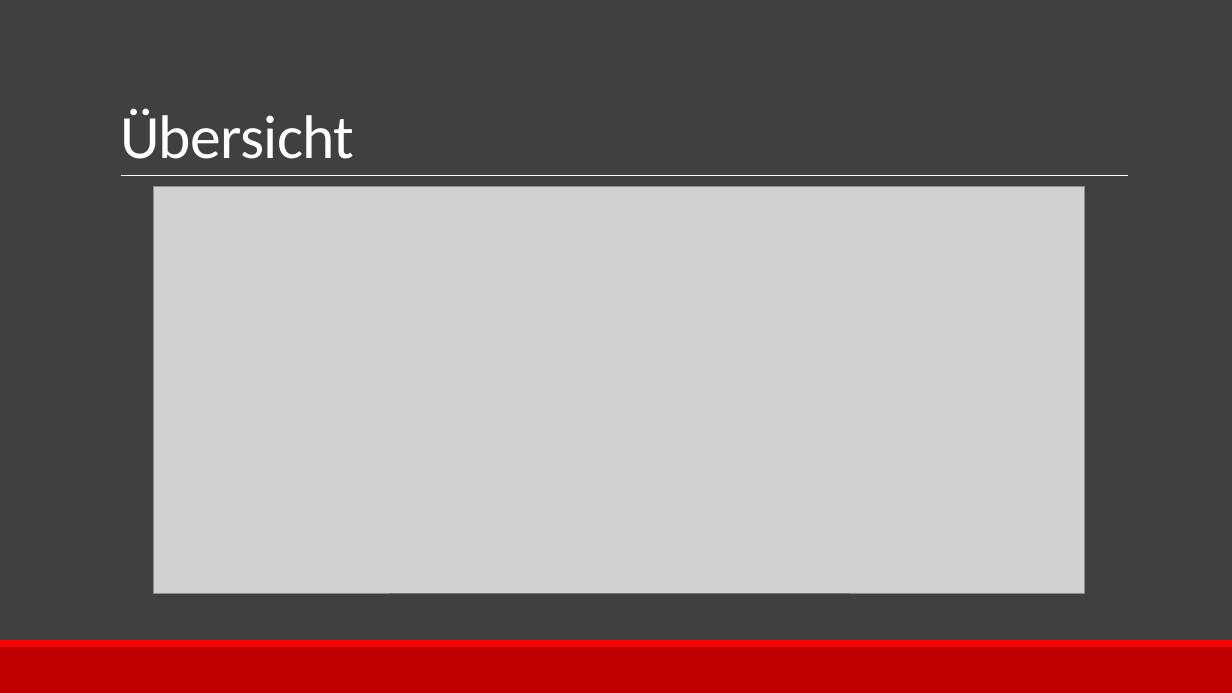
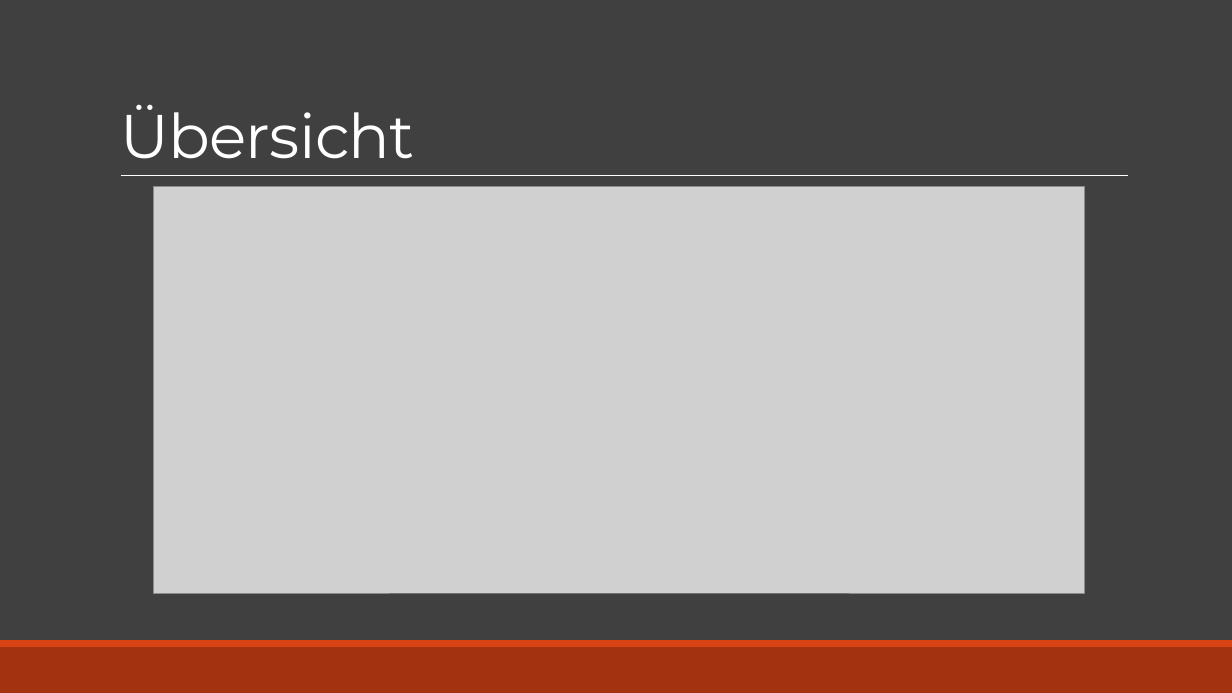
Before and after one commit to buegeleisen/dhbw_14sea_projekt, a slide deck: slide 4 of Portfolio/Session3.pptx. Drawn at 1232x693 pixels with LibreOffice and Linux fonts; fonts in the diff are those of the drawing; grey boxes stand for pictures. Boxes give left, top, right and bottom in pixels: in the first picture for what was removed or moved away, otherwise in the second. Text is boxed around its words. In the diff, an @@ line names an element or a change of style, - is before the commit and + after.

```diff
--- a/Portfolio/Session3.pptx
+++ b/Portfolio/Session3.pptx
@@ title "Übersicht" at bbox=[120, 104, 415, 159]: font Calibri to Montserrat @@
@@ rectangle at bbox=[0, 647, 1232, 693]: fill #BF0000 to #A23210 @@
@@ rectangle at bbox=[0, 640, 1232, 647]: fill #FF0000 to #D84315 @@
```
Also in this commit, not shown: 6 other slides changed.
